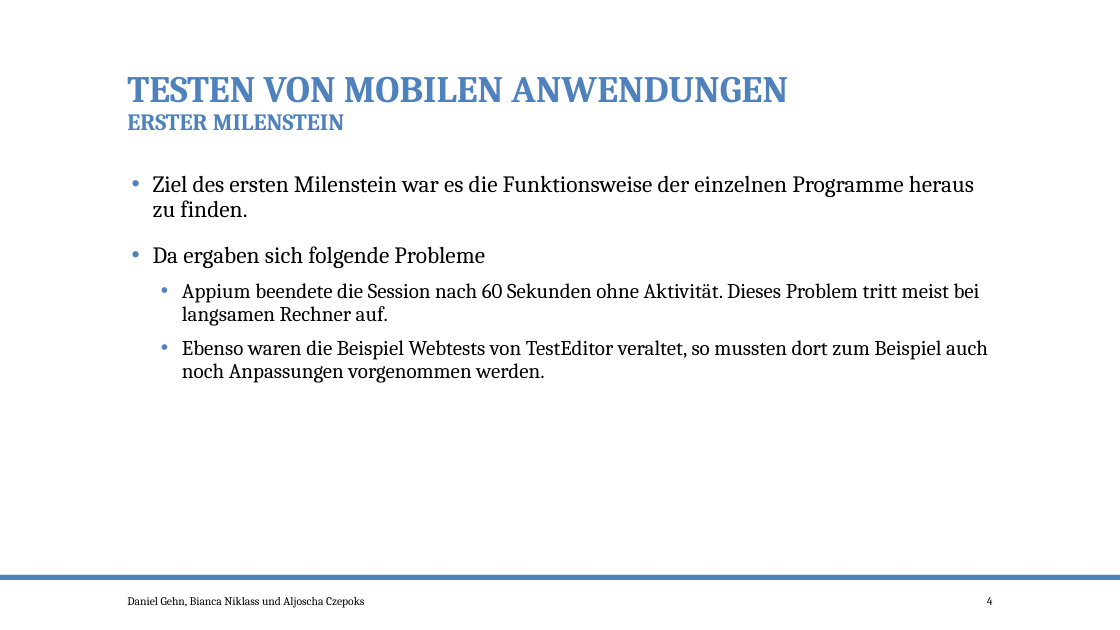
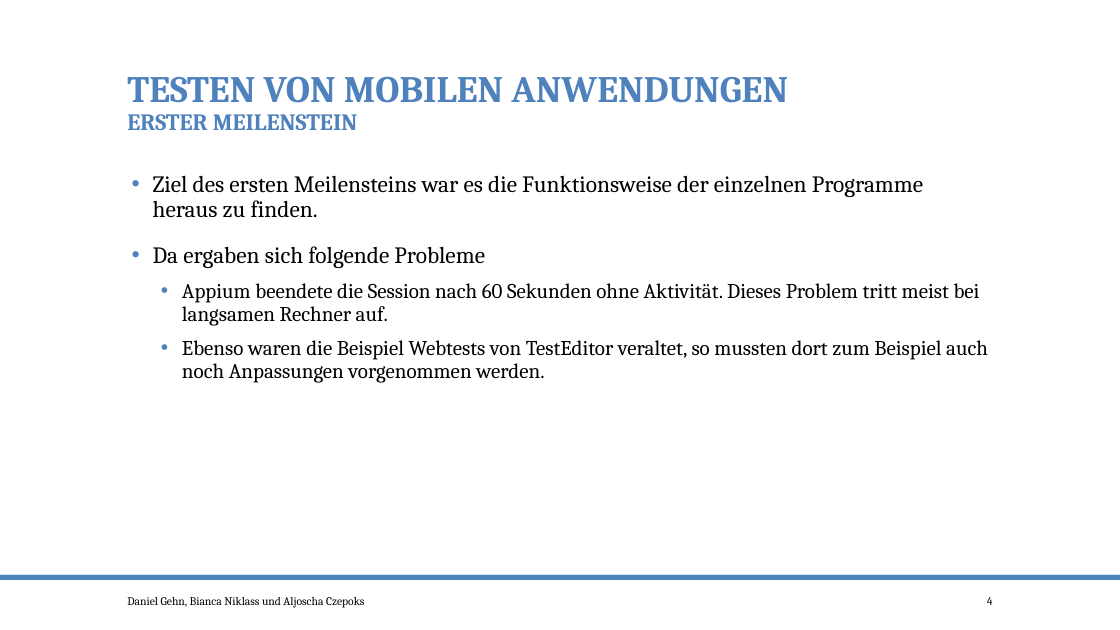
Before and after one commit to po-test-ws-2015/test-cycle, a slide deck: slide 4 of TestenMileStone3.pptx. Drawn at 1120x630 pixels with LibreOffice and Linux fonts; fonts in the diff are those of the drawing. Boxes give left, top, right and bottom in pixels: in the first picture for what was removed or moved away, otherwise in the second. Text is boxed around its words. In the diff, an @@ line names an element or a change of style, - is before the commit and + after.

Commit message:
Fixed typos

```diff
--- a/TestenMileStone3.pptx
+++ b/TestenMileStone3.pptx
@@ title at box(127, 76, 788, 130): text changed @@
-TESTEN VON MOBILEN ANWENDUNGEN
-ERSTER MILENSTEIN
+TESTEN VON MOBILEN ANWENDUNGEN
+ERSTER MEILENSTEIN
@@ text at box(153, 175, 923, 217): text changed @@
-• Ziel des ersten Milenstein war es die Funktionsweise der einzelnen Programme heraus zu finden.
+• Ziel des ersten Meilensteins war es die Funktionsweise der einzelnen Programme heraus zu finden.
```
Also in this commit, not shown: 2 other slides changed.
